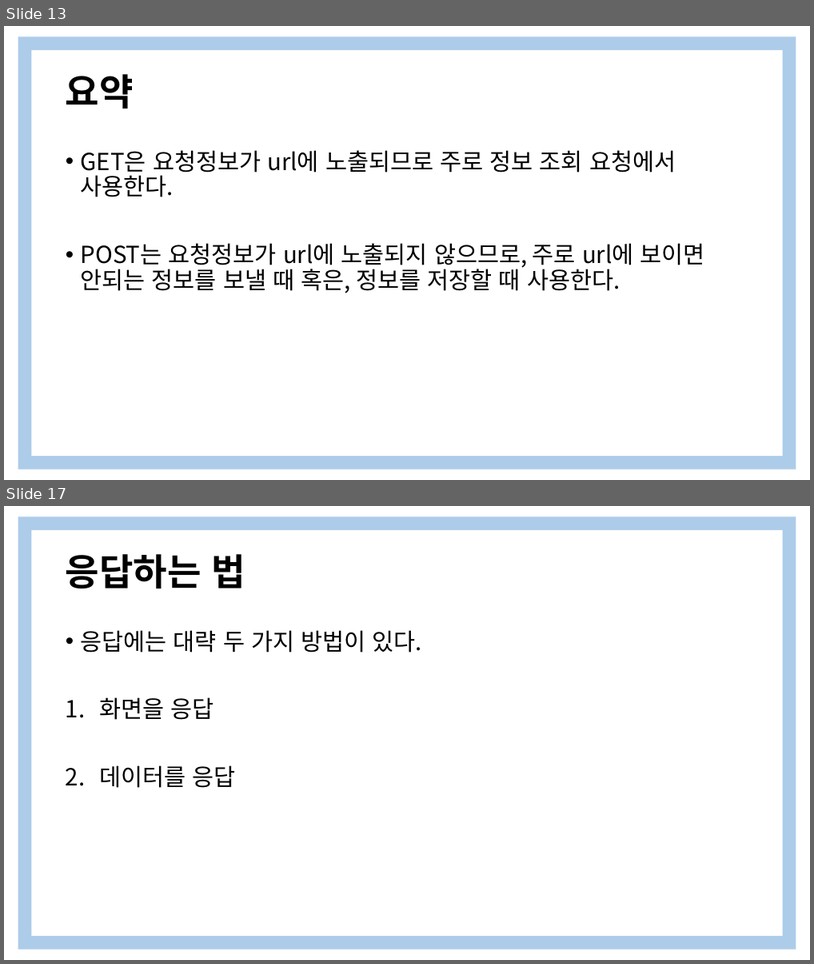
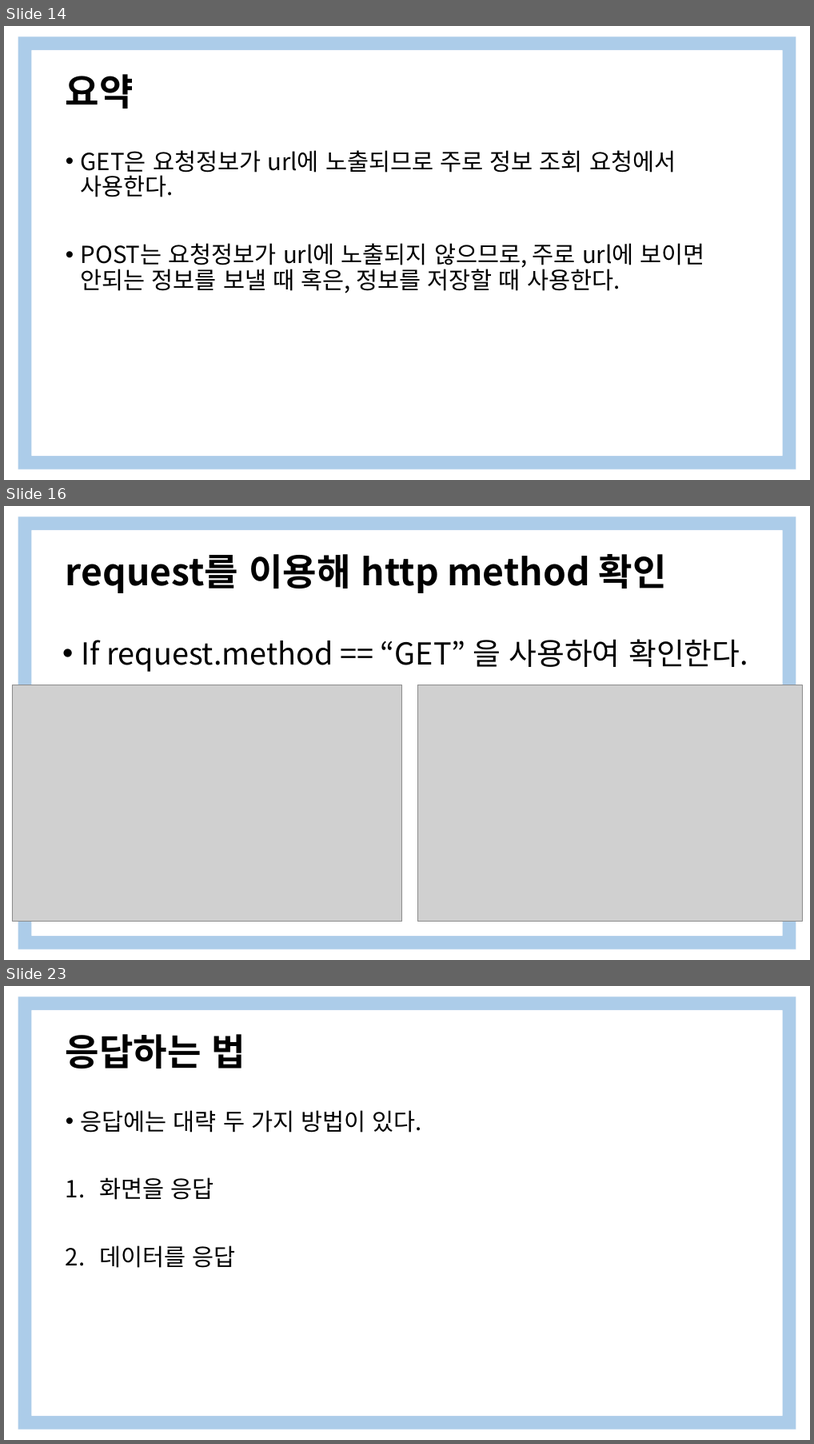
Before and after one commit to yooooonshine/django_seminar, a slide deck: 2주차/Django 특강 2Weeks.pptx. Shown one above the other, each under a label of ours: slides 13 and 17 before the commit, slides 14, 16 and 23 after it; the slides between them are not shown. The pictures are 814x964 and 814x1444 pixels, drawn with LibreOffice and Linux fonts; fonts in the diff are those of the drawing; grey boxes stand for pictures. Boxes give left, top, right and bottom in pixels: in the first picture for what was removed or moved away, otherwise in the second. Text is boxed around its words. In the diff, an @@ line names an element or a change of style, - is before the commit and + after.

```diff
--- a/2주차/Django 특강 2Weeks.pptx
+++ b/2주차/Django 특강 2Weeks.pptx
@@ slide 16 added at (4, 506, 810, 960), background #FFFFFF; not listed: 1 template element that a slide beside it also shows @@
@@ title added at (66, 554, 667, 593), 44 pt, text #000000, bold @@
+request를 이용해 http method 확인
@@ text added at (82, 639, 749, 672), 36 pt, text #000000 @@
+• If request.method == “GET” 을 사용하여 확인한다.
@@ picture added at (12, 685, 402, 922) @@
@@ picture added at (418, 685, 803, 922) @@
@@ what was slide 13 is now slide 14 @@
@@ what was slide 17 is now slide 23 @@
```
Also in this commit, not shown: 5 slides changed, 10 other slides added, 4 slides removed.
